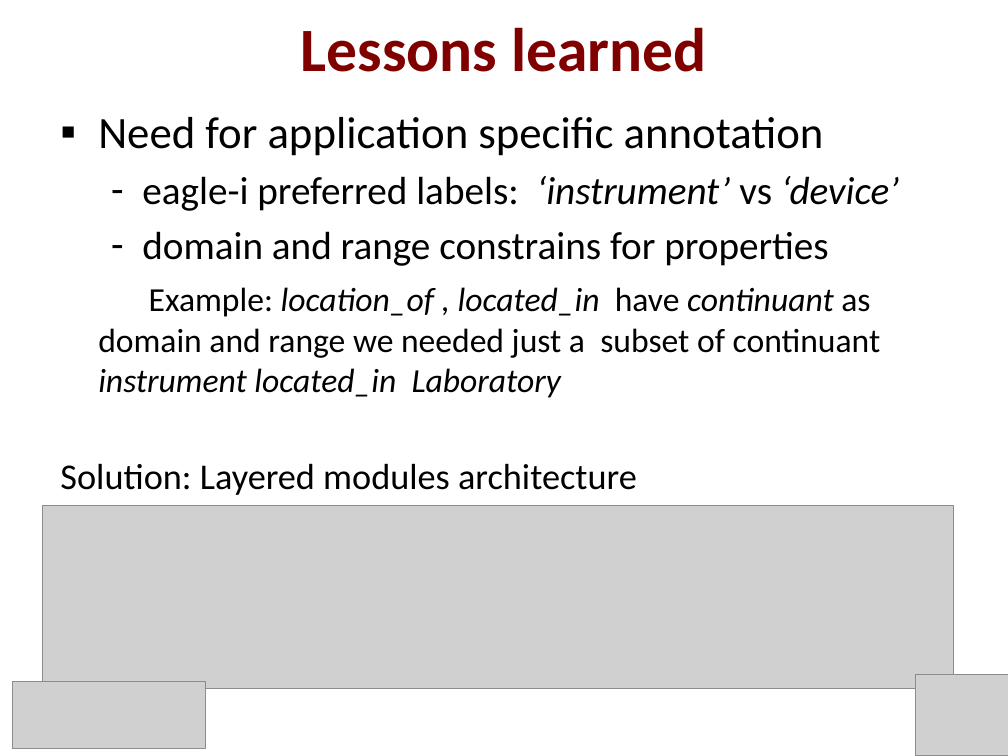
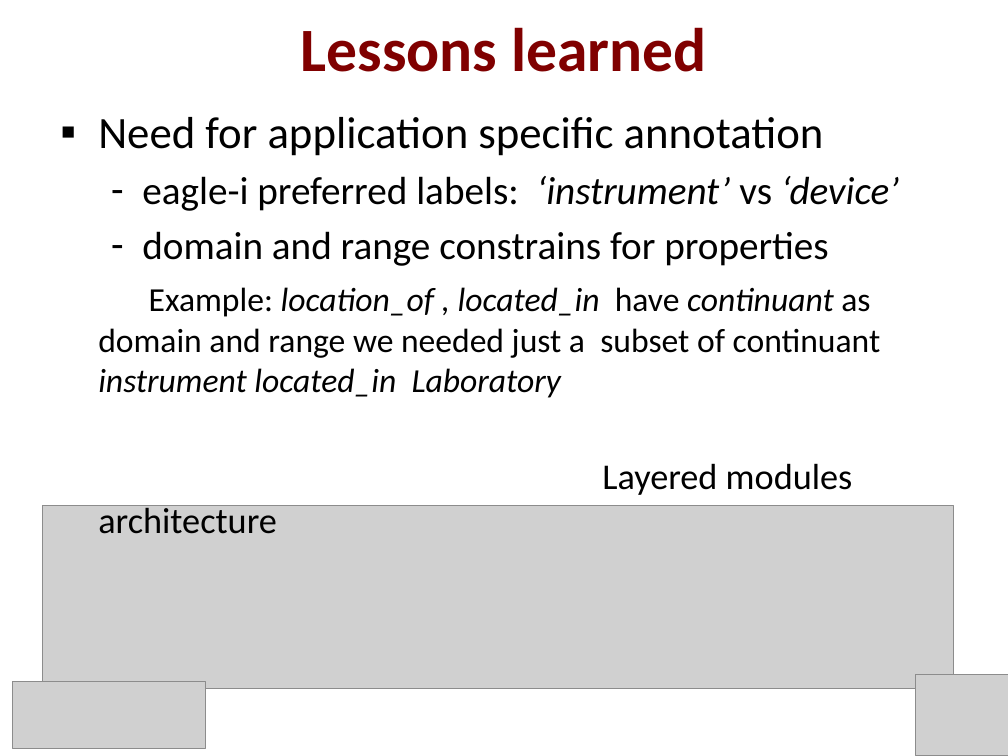
Before and after one commit to obi-ontology/obi-legacy-svn, a slide deck: slide 16 of trunk/docs/presentations/OBI tutorial July 2011 ICBO/eagle-i-ICBO-tutorial.pptx. Drawn at 1008x756 pixels with LibreOffice and Linux fonts; fonts in the diff are those of the drawing; grey boxes stand for pictures. Boxes give left, top, right and bottom in pixels: in the first picture for what was removed or moved away, otherwise in the second. Text is boxed around its words. In the diff, an @@ line names an element or a change of style, - is before the commit and + after.

```diff
--- a/trunk/docs/presentations/OBI tutorial July 2011 ICBO/eagle-i-ICBO-tutorial.pptx
+++ b/trunk/docs/presentations/OBI tutorial July 2011 ICBO/eagle-i-ICBO-tutorial.pptx
@@ text at (602,463,853,495): text changed @@
-Solution: Layered modules architecture
+Layered modules architecture
```
Also in this commit, not shown: 1 other slide changed.
